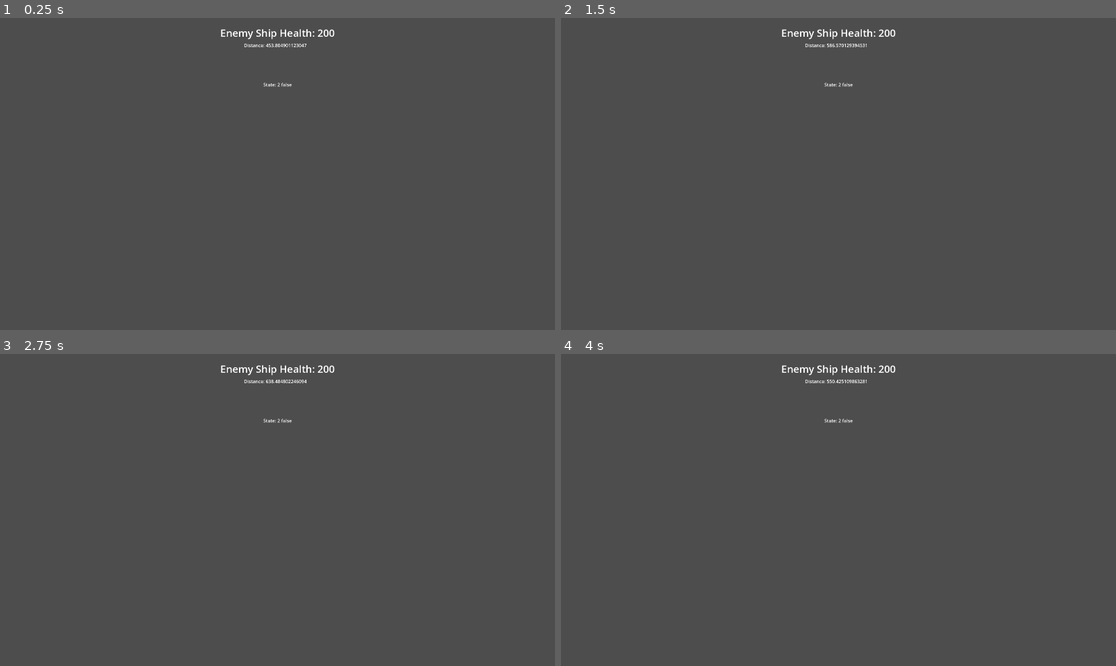
Above: before the commit, frames 1-4 (two rows, left to right).
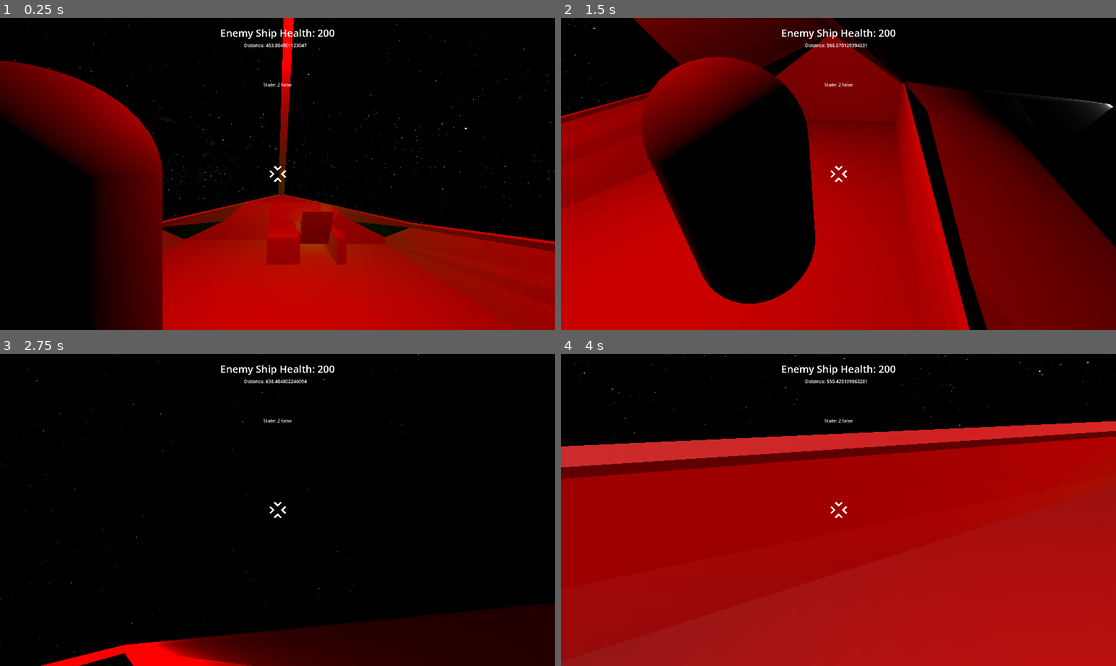
Above: after the commit, the same moments.

Repository: Greenwolf8/UntitledSpaceGame
Game: Godot game, scene res://Map.tscn
The game is run twice, just before and just after one commit, with the same random seed, the same clock (stepped at 60 frames per second) and the same inputs.
Inputs (mouse positions are in pixels of both pictures, inside the frame that each line leads up to):
- Up to frame 1 (0.25 s): no input
- Up to frame 2 (1.5 s): tap Enter at 0.5 s; move the mouse to (960, 158) at 0.52 s; hold D (move_right) 0.53-1.28 s; tap C (camera_lock) at 0.6 s; click (960, 158) at 0.67 s; tap Space (jump) at 0.77 s; move the mouse to (727, 189) at 1.27 s; hold S (move_back) from 1.28 s (still down); tap F (fire) at 1.35 s
- Up to frame 3 (2.75 s): tap Space (jump) at 1.52 s; move the mouse to (333, 441) at 2.02 s; release S (move_back) at 2.03 s; hold D (move_right) from 2.03 s (still down); tap E (interact) at 2.1 s
- Up to frame 4 (4 s): move the mouse to (810, 572) at 2.77 s; release D (move_right) at 2.78 s; hold W (move_forward) 2.78-3.53 s; tap Shift (sprint) at 2.85 s; click (810, 572) at 2.92 s; tap Space (jump) at 3.02, 3.77 s; move the mouse to (1005, 556) at 3.52 s; hold A (move_left) from 3.53 s (still down); tap Alt at 3.6 s

The runs differ from the first frame. In frame 1, 100% of the frame differs, in the area x 0-100%, y 0-100%; in frame 2, 100%; in frame 3, 100%; in frame 4, 100%.

Commit message:
feat: Add temporary gauge meshes
Added temporary meshes for 3 of the gauges on the dash

Diff:
--- /dev/null
+++ b/Gauge.tscn
@@ -0,0 +1,17 @@
+[gd_scene load_steps=2 format=3 uid="uid://eoe27572ecox"]
+
+[sub_resource type="BoxMesh" id="BoxMesh_gemcj"]
+
+[node name="Control" type="Control"]
+layout_mode = 3
+anchors_preset = 15
+anchor_right = 1.0
+anchor_bottom = 1.0
+grow_horizontal = 2
+grow_vertical = 2
+
+[node name="MeshInstance2D" type="MeshInstance2D" parent="."]
+modulate = Color(0, 0, 0, 1)
+position = Vector2(50, 50)
+scale = Vector2(100, 100)
+mesh = SubResource("BoxMesh_gemcj")
--- a/Ship.tscn
+++ b/Ship.tscn
@@ -7,29 +7,60 @@
 [ext_resource type="Texture2D" uid="uid://c5qd8jx3qark7" path="res://player/reticle.png" id="4_s441t"]
 [ext_resource type="Script" uid="uid://b6twbgdec6wj5" path="res://BonusPlayer.gd" id="6_7se24"]
 [ext_resource type="PackedScene" uid="uid://dv22jiaawgv6j" path="res://Cannon.tscn" id="7_qyh8x"]
-
-[sub_resource type="BoxShape3D" id="BoxShape3D_oam5h"]
-size = Vector3(1.4182129, 1.0645142, 0.7264404)
+[ext_resource type="PackedScene" uid="uid://dn6xv7p2jc156" path="res://Radar.tscn" id="8_0p50t"]
+[ext_resource type="PackedScene" uid="uid://eoe27572ecox" path="res://Gauge.tscn" id="11_anqkt"]
 
 [sub_resource type="CapsuleShape3D" id="CapsuleShape3D_7se24"]
 
 [sub_resource type="CapsuleMesh" id="CapsuleMesh_ix3uc"]
 
 [sub_resource type="BoxShape3D" id="BoxShape3D_qyh8x"]
-size = Vector3(1, 0.3516693, 1)
+size = Vector3(78.80298, 6.52526, 26.983994)
 
 [sub_resource type="BoxShape3D" id="BoxShape3D_0p50t"]
-size = Vector3(4.6914063, 0.9174118, 0.8014221)
+size = Vector3(47.16062, 9.227827, 14.018057)
 
 [sub_resource type="BoxShape3D" id="BoxShape3D_oj4er"]
+size = Vector3(119.93239, 39.461365, 128.09103)
 
 [sub_resource type="BoxShape3D" id="BoxShape3D_xljvd"]
+size = Vector3(11.520943, 1.0359802, 5.3396263)
 
 [sub_resource type="BoxShape3D" id="BoxShape3D_h40nn"]
-size = Vector3(0.58647156, 1.5792236, 1)
+size = Vector3(9.577505, 3.1354978, 0.078063965)
+
+[sub_resource type="BoxShape3D" id="BoxShape3D_anqkt"]
+size = Vector3(0.64123535, 0.92388916, 2.1832275)
+
+[sub_resource type="BoxShape3D" id="BoxShape3D_ipukm"]
+size = Vector3(1.5932503, 1, 1.6205292)
+
+[sub_resource type="BoxShape3D" id="BoxShape3D_6xtlq"]
+size = Vector3(1.3913574, 1.0517578, 0.7267914)
+
+[sub_resource type="ViewportTexture" id="ViewportTexture_oj4er"]
+viewport_path = NodePath("Ship/RadarMesh")
+
+[sub_resource type="StandardMaterial3D" id="StandardMaterial3D_ipukm"]
+resource_local_to_scene = true
+albedo_texture = SubResource("ViewportTexture_oj4er")
+
+[sub_resource type="PlaneMesh" id="PlaneMesh_anqkt"]
+resource_local_to_scene = true
+material = SubResource("StandardMaterial3D_ipukm")
+
+[sub_resource type="ViewportTexture" id="ViewportTexture_anqkt"]
+viewport_path = NodePath("Ship/GaugeMesh")
+
+[sub_resource type="StandardMaterial3D" id="StandardMaterial3D_6xtlq"]
+resource_local_to_scene = true
+albedo_texture = SubResource("ViewportTexture_anqkt")
+
+[sub_resource type="PlaneMesh" id="PlaneMesh_6xtlq"]
+resource_local_to_scene = true
+material = SubResource("StandardMaterial3D_6xtlq")
 
 [node name="Avro Vulcan" type="Node3D"]
-transform = Transform3D(1, 0, 0, 0, 1, 0, 0, 0, 1, -45.41161, -2.0379658, 0)
 
 [node name="Ship" type="RigidBody3D" parent="." groups=["player_ship"]]
 unique_name_in_owner = true
@@ -68,15 +99,6 @@
 spot_range = 2000.0
 spot_angle = 20.0
 spot_angle_attenuation = 0.43527508
-
-[node name="Chair" type="RigidBody3D" parent="Ship"]
-unique_name_in_owner = true
-collision_layer = 34
-collision_mask = 0
-
-[node name="ChairCollider" type="CollisionShape3D" parent="Ship/Chair"]
-transform = Transform3D(1, 0, 0, 0, 1, 0, 0, 0, 1, 19.724041, 5.1382627, -0.70475626)
-shape = SubResource("BoxShape3D_oam5h")
 
 [node name="Player2" parent="Ship" node_paths=PackedStringArray("camera") groups=["Player"] instance=ExtResource("3_ix3uc")]
 unique_name_in_owner = true
@@ -182,32 +204,6 @@
 offset_bottom = 60.0
 theme_override_font_sizes/font_size = 25
 
-[node name="Hardpoint_1" type="Marker3D" parent="Ship"]
-unique_name_in_owner = true
-transform = Transform3D(1, 0, 0, 0, 1, 0, 0, 0, 1, 0.48, 1.8, 1)
-
-[node name="Cannon" parent="Ship/Hardpoint_1" instance=ExtResource("7_qyh8x")]
-
-[node name="Exterior" type="Area3D" parent="Ship"]
-unique_name_in_owner = true
-collision_layer = 128
-collision_mask = 64
-
-[node name="CollisionShape3D7" type="CollisionShape3D" parent="Ship/Exterior"]
-transform = Transform3D(-3.3657768e-06, 0, 24.999998, 0, 19.999998, 0, -76.99999, 0, -1.0927845e-06, 60.85848, 2.6847868, 0.15352356)
-shape = SubResource("BoxShape3D_qyh8x")
-
-[node name="CollisionShape3D8" type="CollisionShape3D" parent="Ship/Exterior"]
-transform = Transform3D(10, 0, 0, 0, 10, 0, 0, 0, 30, 24.608246, 4.162407, 0.43624878)
-shape = SubResource("BoxShape3D_0p50t")
-
-[node name="AiShootZone" type="Area3D" parent="Ship" groups=["player_ship"]]
-collision_layer = 256
-
-[node name="CollisionShape3D" type="CollisionShape3D" parent="Ship/AiShootZone"]
-transform = Transform3D(140, 0, 0, 0, 40, 0, 0, 0, 140, 41.585533, 0, 0)
-shape = SubResource("BoxShape3D_oj4er")
-
 [node name="HealthLabel" type="Label" parent="Ship"]
 unique_name_in_owner = true
 visible = false
@@ -217,33 +213,78 @@
 offset_bottom = 107.0
 theme_override_font_sizes/font_size = 25
 
+[node name="Hardpoint_1" type="Marker3D" parent="Ship"]
+unique_name_in_owner = true
+transform = Transform3D(1, 0, 0, 0, 1, 0, 0, 0, 1, 20.687416, 3.7446733, -4.338399)
+
+[node name="Cannon" parent="Ship/Hardpoint_1" instance=ExtResource("7_qyh8x")]
+transform = Transform3D(1, 0, 0, 0, 1, 0, 0, 0, 1, -1.7868671, 0, 0.24278021)
+
+[node name="Exterior" type="Area3D" parent="Ship"]
+unique_name_in_owner = true
+collision_layer = 128
+collision_mask = 64
+
+[node name="CollisionShape3D7" type="CollisionShape3D" parent="Ship/Exterior"]
+transform = Transform3D(-4.371139e-08, 0, 1, 0, 1, 0, -1, 0, -4.371139e-08, 58.877834, 2.8490539, 0.073810704)
+shape = SubResource("BoxShape3D_qyh8x")
+
+[node name="CollisionShape3D8" type="CollisionShape3D" parent="Ship/Exterior"]
+transform = Transform3D(1, 0, 0, 0, 1, 0, 0, 0, 1, 24.065506, 3.5327463, 0.005194664)
+shape = SubResource("BoxShape3D_0p50t")
+
+[node name="AiShootZone" type="Area3D" parent="Ship" groups=["player_ship"]]
+collision_layer = 256
+
+[node name="CollisionShape3D" type="CollisionShape3D" parent="Ship/AiShootZone"]
+transform = Transform3D(1, 0, 0, 0, 1, 0, 0, 0, 1, 40.929016, 1.7210999, -0.18476868)
+shape = SubResource("BoxShape3D_oj4er")
+
 [node name="Interior" type="StaticBody3D" parent="Ship"]
 collision_layer = 2
 collision_mask = 0
 
 [node name="CollisionShape3D" type="CollisionShape3D" parent="Ship/Interior"]
-transform = Transform3D(9, 0, 0, 0, 1, 0, 0, 0, 5, 23.042404, 4.0701466, 0.15478945)
+transform = Transform3D(1, 0, 0, 0, 1, 0, 0, 0, 1, 24.625797, 4.0881367, -0.018521786)
 shape = SubResource("BoxShape3D_xljvd")
 
 [node name="CollisionShape3D2" type="CollisionShape3D" parent="Ship/Interior"]
-transform = Transform3D(14, 0, 0, 0, 2, 0, 0, 0, 1, 24.198185, 3.746964, -2.780931)
+transform = Transform3D(1, 0, 0, 0, 1, 0, 0, 0, 1, 25.117731, 4.9571047, -2.7214522)
 shape = SubResource("BoxShape3D_h40nn")
 
 [node name="CollisionShape3D3" type="CollisionShape3D" parent="Ship/Interior"]
-transform = Transform3D(14, 0, 0, 0, 2, 0, 0, 0, 1, 24.284073, 3.8518858, 3.14751)
+transform = Transform3D(1, 0, 0, 0, 1, 0, 0, 0, 1, 24.84693, 4.974569, 2.6881077)
 shape = SubResource("BoxShape3D_h40nn")
 
 [node name="CollisionShape3D4" type="CollisionShape3D" parent="Ship/Interior"]
-transform = Transform3D(-7.8457546, 0, 0.70090926, 0, 2, 0, -7.7100024, 0, -0.71325034, 18.755127, 3.8362508, 1.7786459)
+transform = Transform3D(-0.7132504, 0, 0.7009093, 0, 1, 0, -0.7009093, 0, -0.7132504, 19.13071, 3.8362508, 1.3795879)
 shape = SubResource("BoxShape3D_h40nn")
 
 [node name="CollisionShape3D5" type="CollisionShape3D" parent="Ship/Interior"]
-transform = Transform3D(7.710001, 0, 0.7132504, 0, 2, 0, -7.845754, 0, 0.7009092, 19.03668, 3.7833147, -1.7876729)
+transform = Transform3D(0.70090926, 0, 0.71325046, 0, 1, 0, -0.71325046, 0, 0.70090926, 19.354721, 3.7833147, -1.5953691)
 shape = SubResource("BoxShape3D_h40nn")
 
 [node name="CollisionShape3D6" type="CollisionShape3D" parent="Ship/Interior"]
-transform = Transform3D(-4.808253e-07, 0, 1, 0, 2.5, 0, -11, 0, -4.371139e-08, 28.357746, 6.2384057, 0.15352356)
-shape = SubResource("BoxShape3D_h40nn")
+transform = Transform3D(-4.371139e-08, 0, 1, 0, 1, 0, -1, 0, -4.371139e-08, 30.527283, 6.1767597, 0.15352356)
+shape = SubResource("BoxShape3D_h40nn")
+
+[node name="CollisionShape3D7" type="CollisionShape3D" parent="Ship/Interior"]
+transform = Transform3D(1, 0, 0, 0, 1, 0, 0, 0, 1, 18.539505, 5.107467, -0.014831543)
+shape = SubResource("BoxShape3D_anqkt")
+
+[node name="ChairCollider" type="CollisionShape3D" parent="Ship/Interior"]
+transform = Transform3D(1, 0, 0, 0, 1, 0, 0, 0, 1, 19.657354, 5.1382627, -0.44371653)
+shape = SubResource("BoxShape3D_ipukm")
+
+[node name="Chair" type="StaticBody3D" parent="Ship"]
+unique_name_in_owner = true
+collision_layer = 32
+collision_mask = 0
+
+[node name="ChairCollider" type="CollisionShape3D" parent="Ship/Chair"]
+transform = Transform3D(1, 0, 0, 0, 1, 0, 0, 0, 1, 19.755922, 5.110919, -0.7017083)
+shape = SubResource("BoxShape3D_6xtlq")
+
 [node name="RadarScreen" type="MeshInstance3D" parent="Ship"]
 transform = Transform3D(0.04953915, 0.92454606, 0, -0.120190986, 0.38107038, 0, 0, 0, 0.13, 19.041876, 5.098584, -0.7018804)
 mesh = SubResource("PlaneMesh_anqkt")
@@ -259,3 +300,23 @@
 
 [node name="Control" parent="Ship/RadarMesh" node_paths=PackedStringArray("player_ship") instance=ExtResource("8_0p50t")]
 player_ship = NodePath("../..")
+
+[node name="GaugeRight" type="MeshInstance3D" parent="Ship"]
+transform = Transform3D(0.013718533, 0.92454606, 0, -0.03328366, 0.38107038, 0, 0, 0, 0.036, 18.97377, 5.2995462, -0.79577065)
+mesh = SubResource("PlaneMesh_6xtlq")
+skeleton = NodePath("")
+
+[node name="GaugeCentre" type="MeshInstance3D" parent="Ship"]
+transform = Transform3D(0.013718533, 0.92454606, 0, -0.03328366, 0.38107038, 0, 0, 0, 0.036, 18.97377, 5.2995462, -0.6995481)
+mesh = SubResource("PlaneMesh_6xtlq")
+skeleton = NodePath("")
+
+[node name="GaugeLeft" type="MeshInstance3D" parent="Ship"]
+transform = Transform3D(0.013718533, 0.92454606, 0, -0.03328366, 0.38107038, 0, 0, 0, 0.036, 18.97377, 5.2995462, -0.6070895)
+mesh = SubResource("PlaneMesh_6xtlq")
+skeleton = NodePath("")
+
+[node name="GaugeMesh" type="SubViewport" parent="Ship"]
+size = Vector2i(100, 100)
+
+[node name="Control" parent="Ship/GaugeMesh" instance=ExtResource("11_anqkt")]
